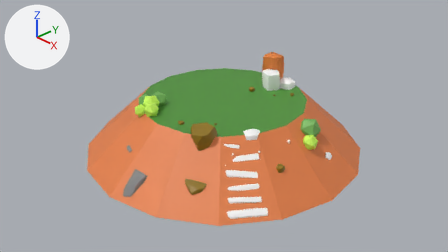
The Blender file models/project landscape.blend, before and after one commit.
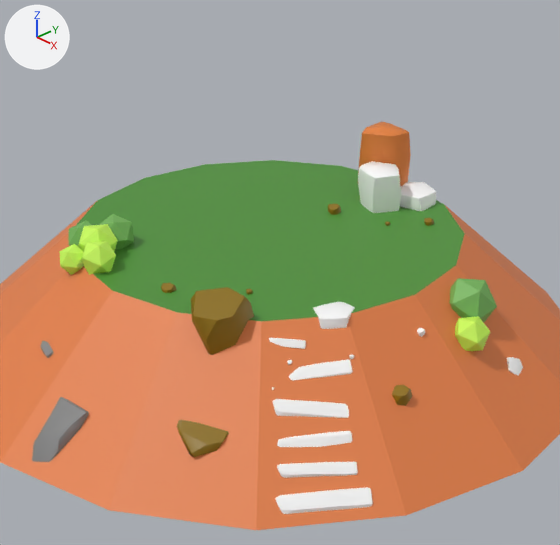
Each version appears first from the file's camera 'Camera', and next in a close-up on the part from 24% to 78% of the width and 0% to 92% of the height. Every picture has the same lights, and +X, +Y and +Z are marked at upper left.

Names of what the first close-up shows: 'Cylinder', 'Icosphere.001', 'Icosphere.006', 'Stone_2_Low', 'Stone_2_Low.001', 'Stone_3_Low', 'Stone_4_Low', 'Stone_5_Low', 'Stone_5_Low.001', 'Stone_5_Low.003', 'Stone_5_Low.004', 'Stone_5_Low.005'.
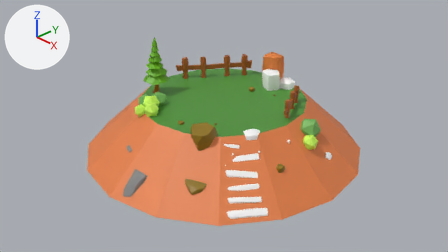
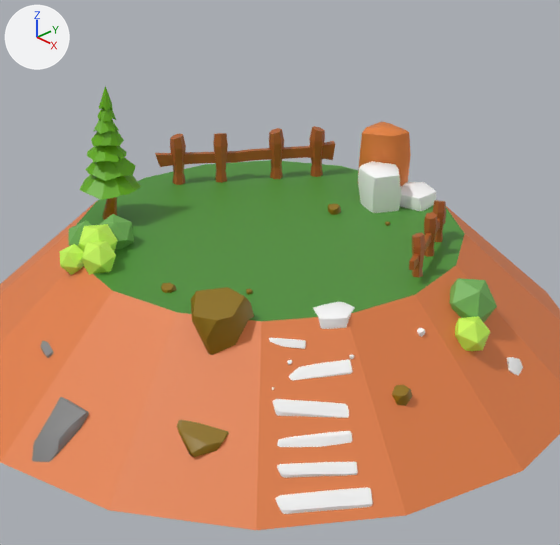
What differs and where, as boxes [x1, y1, x2, y2] in the close-ups (560 x 545 px):
'Object_4.001', added (brown): after [155, 126, 335, 185]
'Cylinder.001', added (green): after [80, 86, 141, 220]
    faces in mat_material_023 (green #65b000): [80, 86, 141, 200]
    faces in mat_material_022 (orange #b76b00): [102, 197, 117, 220]
'Object_4', added (brown): after [409, 200, 446, 278]

The change, as a list of edits to the scene's bpy script:
```text
Add mat_wood_001:
    mat_wood_001 = principled_material('Wood.001')
    mat_wood_001.base_color = (0.426, 0.114, 0.0216)  # brown #af5f28
    mat_wood_001.roughness = 0.4
Add mat_wood:
    mat_wood = principled_material('Wood')
    mat_wood.base_color = (0.426, 0.114, 0.0216)  # brown #af5f28
    mat_wood.roughness = 0.4
Add mat_material_022:
    mat_material_022 = principled_material('Material.022')
    mat_material_022.base_color = (0.472, 0.148, 0.0)  # orange #b76b00
Add mat_material_023:
    mat_material_023 = principled_material('Material.023')
    mat_material_023.base_color = (0.13, 0.434, 0.0)  # green #65b000
Add me_object_0_001:
    me_object_0_001.from_pydata(...)  # 440 vertices, 106 faces; spans x -0.055..0.059, y -0.688..0.632, z -0.208..0.186
    me_object_0_001.materials.append(mat_wood_001)  # brown #af5f28
Add me_object_0:
    me_object_0.from_pydata(...)  # 320 vertices, 79 faces; spans x -0.26..0.28, y -0.89..0.99, z -2.76..2.23
    me_object_0.materials.append(mat_wood)  # brown #af5f28
Add me_cylinder_001:
    me_cylinder_001.from_pydata(...)  # 1512 vertices, 309 faces; spans x -4.1..4.1, y -11.7..8.9, z -4.4..4.3
    # faces by material slot: [86, 223]
    me_cylinder_001.materials.append(mat_material_022)  # orange #b76b00
    me_cylinder_001.materials.append(mat_material_023)  # green #65b000
Add ob_object_4_001:
    ob_object_4_001 = bpy.data.objects.new('Object_4.001', me_object_0_001)
    ob_object_4_001.location = (-0.878, 0.62, 0.686)
    ob_object_4_001.rotation_euler = (0.0, 0.0, -0.604)  # degrees (0, 0, -35)
    ob_object_4_001.scale = (1.11, 1.11, 1.11)
Add ob_object_4:
    ob_object_4 = bpy.data.objects.new('Object_4', me_object_0)
    ob_object_4.location = (1.127, 0.54, 0.633)
    ob_object_4.rotation_euler = (-1.571, 0.0, 0.483)  # degrees (-90, 0, 28)
    ob_object_4.scale = (0.188, 0.188, 0.188)
Add ob_cylinder_001:
    ob_cylinder_001 = bpy.data.objects.new('Cylinder.001', me_cylinder_001)
    ob_cylinder_001.location = (-1.004, -0.707, 0.909)
    ob_cylinder_001.rotation_euler = (-1.571, 0.0, 0.0)  # degrees (-90, 0, 0)
    ob_cylinder_001.scale = (0.0543, 0.0543, 0.0543)
```
